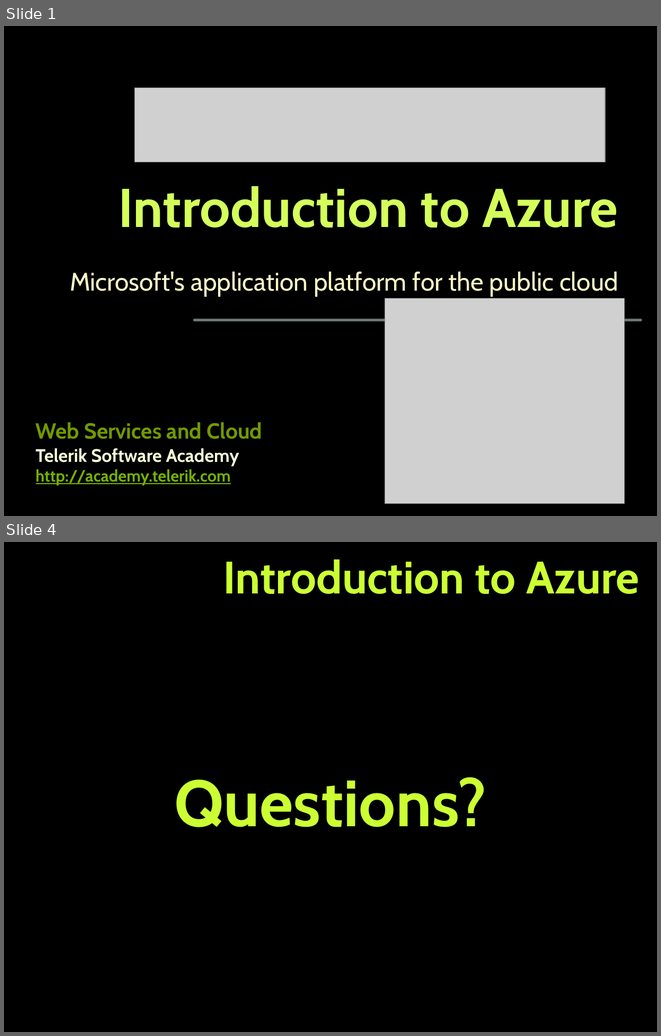
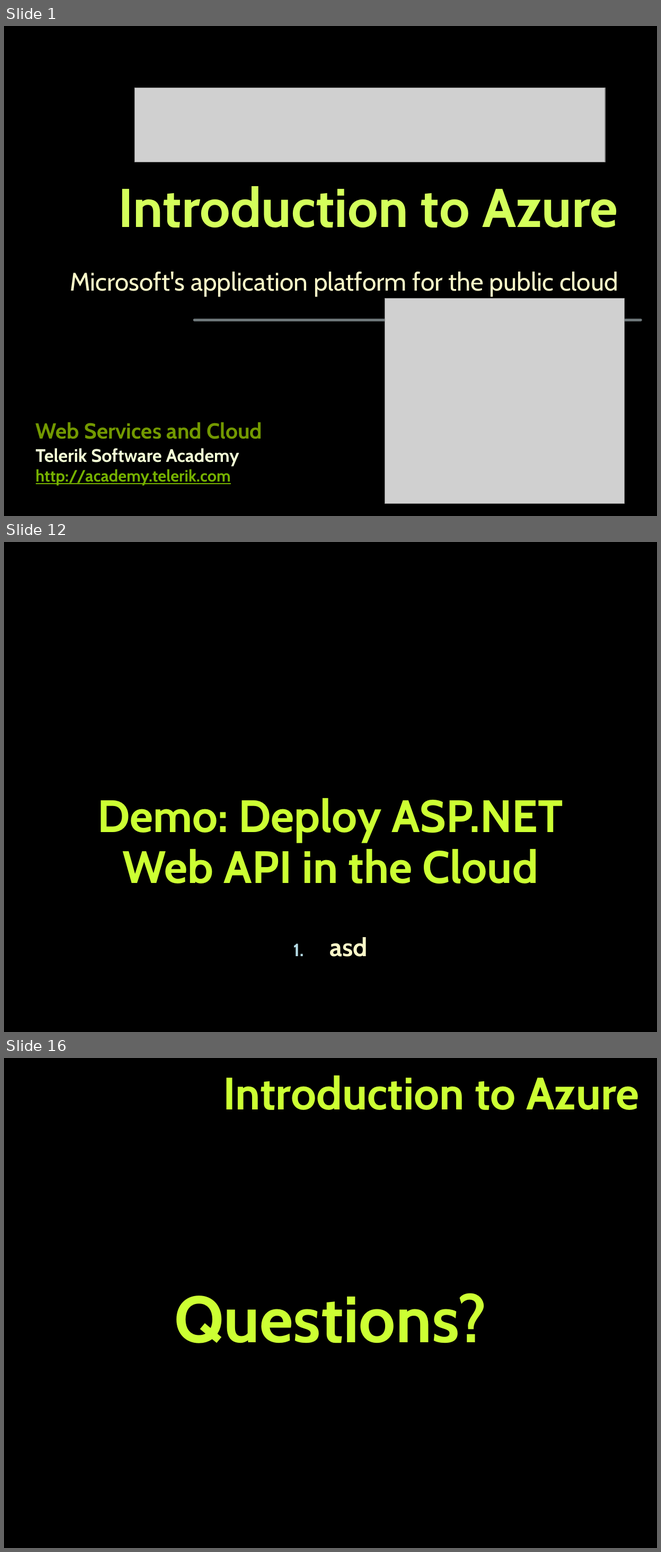
Before and after one commit to TelerikAcademy/Web-Services-and-Cloud, a slide deck: 09. Intro-to-Azure/Intro-to-Azure.pptx. Shown one above the other, each under a label of ours: slides 1 and 4 before the commit, slides 1, 12 and 16 after it; the slides between them are not shown. The pictures are 661x1036 and 661x1552 pixels, drawn with LibreOffice and Linux fonts; fonts in the diff are those of the drawing; grey boxes stand for pictures; background and template pictures are left out. Boxes give left, top, right and bottom in pixels: in the first picture for what was removed or moved away, otherwise in the second. Text is boxed around its words. In the diff, an @@ line names an element or a change of style, - is before the commit and + after.

```diff
--- a/09. Intro-to-Azure/Intro-to-Azure.pptx
+++ b/09. Intro-to-Azure/Intro-to-Azure.pptx
@@ slide 12 added at (4, 542, 657, 1032), background picture (left out) @@
@@ title added at (97, 797, 563, 884), 50 pt, text #CCFF33, bold @@
+Demo: Deploy ASP.NET Web API in the Cloud
@@ subtitle added at (330, 937, 368, 956), 28 pt, text #FAF7C8, bold @@
+1. asd
@@ what was slide 4 is now slide 16 @@
```
Also in this commit, not shown: 1 slide changed, 12 other slides added, 1 slide removed.
